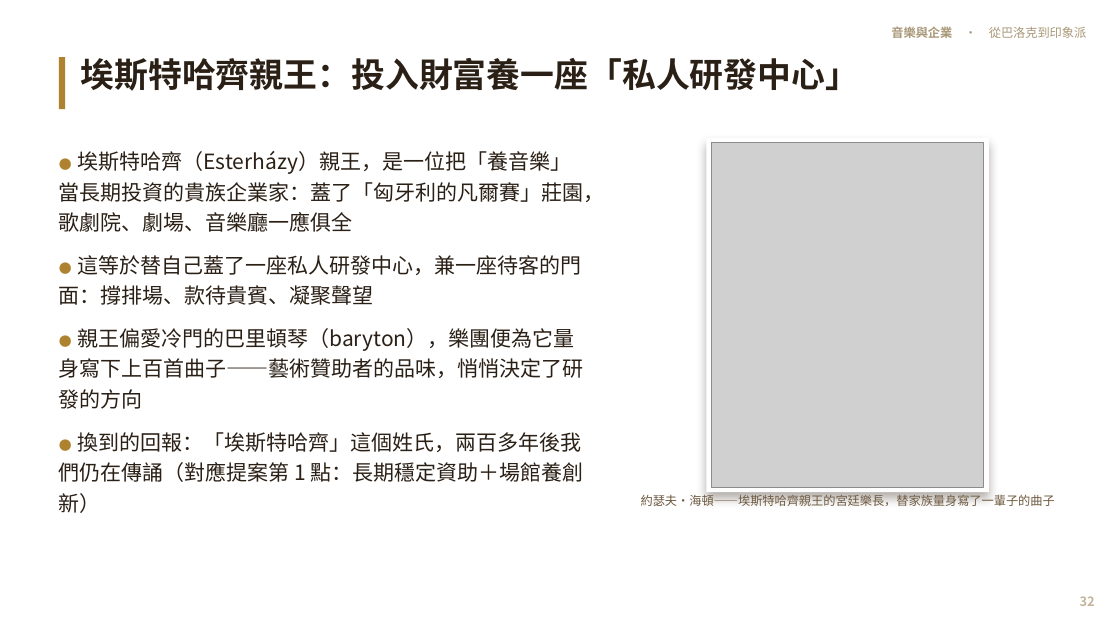
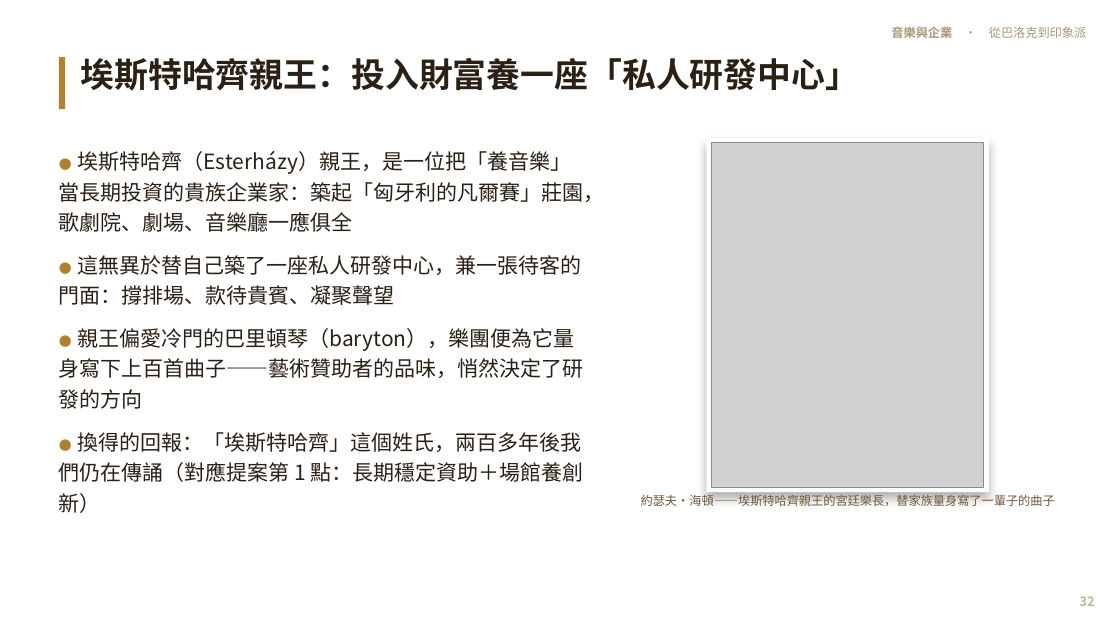
Before and after one commit to kblab2024/music-business-lecture, a slide deck: slide 32 of docs/downloads/音樂與企業-投影片.pptx. Drawn at 1120x630 pixels with LibreOffice and Linux fonts; fonts in the diff are those of the drawing; grey boxes stand for pictures. Boxes give left, top, right and bottom in pixels: in the first picture for what was removed or moved away, otherwise in the second. Text is boxed around its words. In the diff, an @@ line names an element or a change of style, - is before the commit and + after.

```diff
--- a/docs/downloads/音樂與企業-投影片.pptx
+++ b/docs/downloads/音樂與企業-投影片.pptx
@@ text at bbox=[59, 151, 605, 513]: text changed @@
-● 埃斯特哈齊（Esterházy）親王，是一位把「養音樂」當長期投資的貴族企業家：蓋了「匈牙利的凡爾賽」莊園，歌劇院、劇場、音樂廳一應俱全
-● 這等於替自己蓋了一座私人研發中心，兼一座待客的門面：撐排場、款待貴賓、凝聚聲望
-● 親王偏愛冷門的巴里頓琴（baryton），樂團便為它量身寫下上百首曲子——藝術贊助者的品味，悄悄決定了研發的方向
-● 換到的回報：「埃斯特哈齊」這個姓氏，兩百多年後我們仍在傳誦（對應提案第 1 點：長期穩定資助＋場館養創新）
+● 埃斯特哈齊（Esterházy）親王，是一位把「養音樂」當長期投資的貴族企業家：築起「匈牙利的凡爾賽」莊園，歌劇院、劇場、音樂廳一應俱全
+● 這無異於替自己築了一座私人研發中心，兼一張待客的門面：撐排場、款待貴賓、凝聚聲望
+● 親王偏愛冷門的巴里頓琴（baryton），樂團便為它量身寫下上百首曲子——藝術贊助者的品味，悄然決定了研發的方向
+● 換得的回報：「埃斯特哈齊」這個姓氏，兩百多年後我們仍在傳誦（對應提案第 1 點：長期穩定資助＋場館養創新）
```
Also in this commit, not shown: 55 other slides changed, 7 other files.
